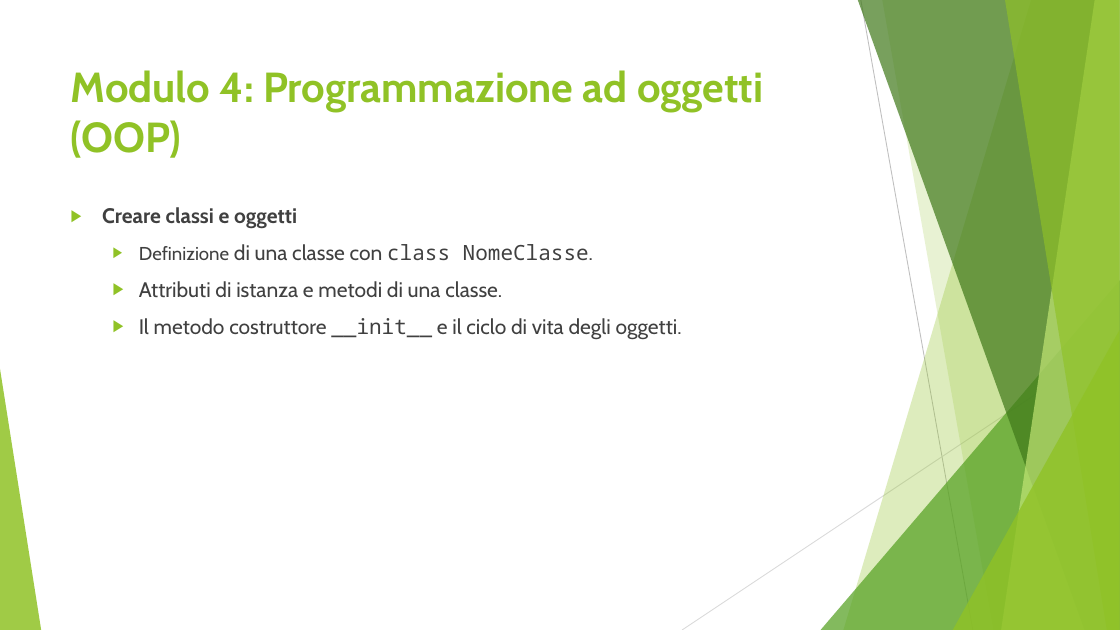
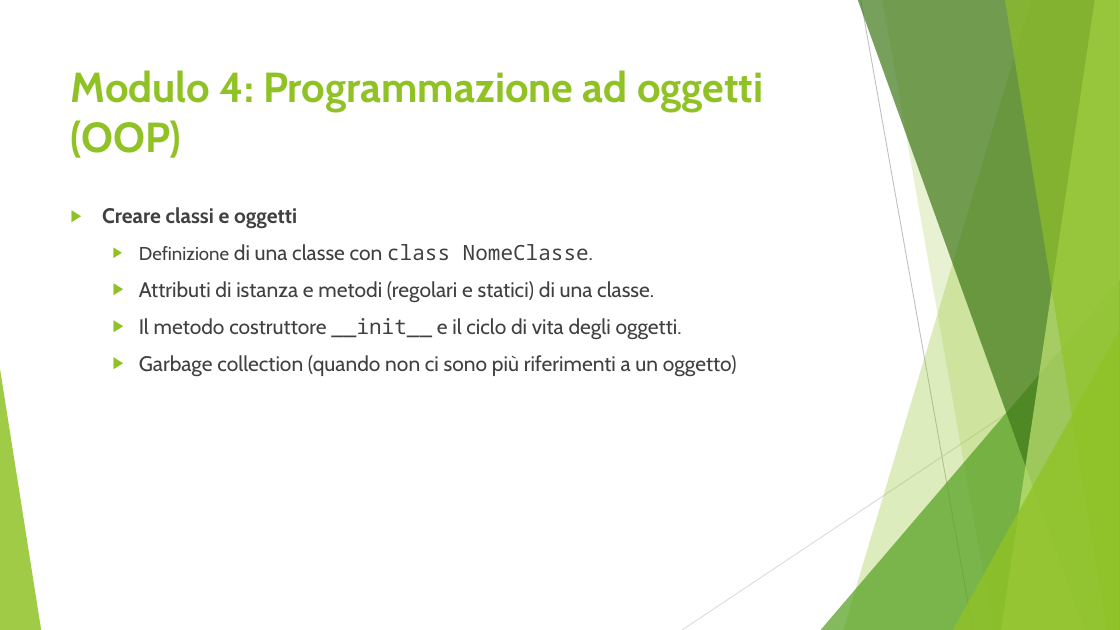
Before and after one commit to giukix/CorsoPython, a slide deck: slide 17 of doc/Corso di Python.pptx (slide 13 before the commit). Drawn at 1120x630 pixels with LibreOffice and Linux fonts; fonts in the diff are those of the drawing. Boxes give left, top, right and bottom in pixels: in the first picture for what was removed or moved away, otherwise in the second. Text is boxed around its words. In the diff, an @@ line names an element or a change of style, - is before the commit and + after.

Commit message:
Modulo 6 e aggiornamento presentazione

```diff
--- a/doc/Corso di Python.pptx
+++ b/doc/Corso di Python.pptx
@@ text at [139, 281, 654, 303]: text changed @@
-  ▶ Attributi di istanza e metodi di una classe.
+  ▶ Attributi di istanza e metodi (regolari e statici) di una classe.
@@ text at [139, 355, 737, 377]: paragraph added @@
+  ▶ Garbage collection (quando non ci sono più riferimenti a un oggetto)
```
Also in this commit, not shown: 10 other slides changed, 14 slides added, 2 slides removed, 3 other files.
